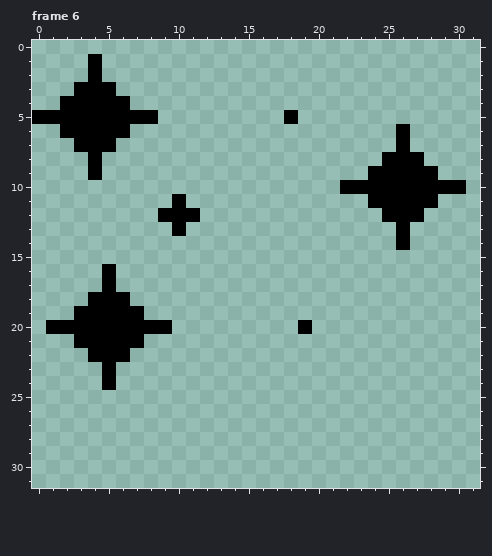
A pixel-art file gets an edit: support/aseprite_files/SparkleAnimation.aseprite. This is how it looked before the edit.
32x32 pixels, 8 frames. Shown: frame 6. The commit also changed other frames, which this record leaves out.
Once edited:
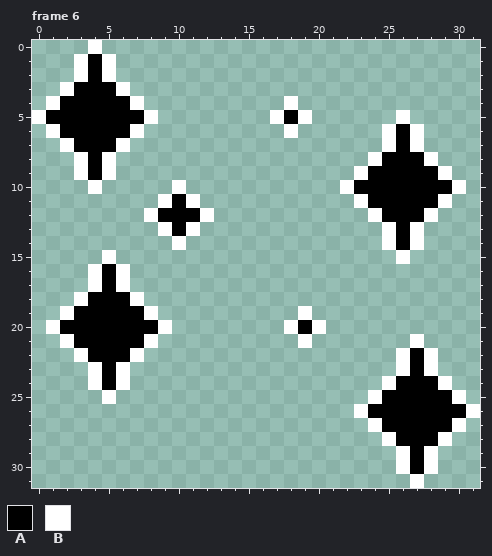
Palette (. is transparent): A #000000  B #ffffff
Change:
--- frame 6
@@ x 0..31 @@
- 0 ................................
- 1 ....A...........................
- 2 ....A...........................
- 3 ...AAA..........................
- 4 ..AAAAA.........................
- 5 AAAAAAAAA.........A.............
- 6 ..AAAAA...................A.....
- 7 ...AAA....................A.....
- 8 ....A....................AAA....
- 9 ....A...................AAAAA...
-10 ......................AAAAAAAAA.
-11 ..........A.............AAAAA...
-12 .........AAA.............AAA....
-13 ..........A...............A.....
-14 ..........................A.....
-15 ................................
-16 .....A..........................
-17 .....A..........................
-18 ....AAA.........................
-19 ...AAAAA........................
-20 .AAAAAAAAA.........A............
-21 ...AAAAA........................
-22 ....AAA.........................
-23 .....A..........................
-24 .....A..........................
-25 ................................
-26 ................................
-27 ................................
-28 ................................
-29 ................................
-30 ................................
-31 ................................
+ 0 ....B...........................
+ 1 ...BAB..........................
+ 2 ...BAB..........................
+ 3 ..BAAAB.........................
+ 4 .BAAAAAB..........B.............
+ 5 BAAAAAAAB........BAB......B.....
+ 6 .BAAAAAB..........B......BAB....
+ 7 ..BAAAB..................BAB....
+ 8 ...BAB..................BAAAB...
+ 9 ...BAB.................BAAAAAB..
+10 ....B.....B...........BAAAAAAAB.
+11 .........BAB...........BAAAAAB..
+12 ........BAAAB...........BAAAB...
+13 .........BAB.............BAB....
+14 ..........B..............BAB....
+15 .....B....................B.....
+16 ....BAB.........................
+17 ....BAB.........................
+18 ...BAAAB........................
+19 ..BAAAAAB..........B............
+20 .BAAAAAAAB........BAB...........
+21 ..BAAAAAB..........B.......B....
+22 ...BAAAB..................BAB...
+23 ....BAB...................BAB...
+24 ....BAB..................BAAAB..
+25 .....B..................BAAAAAB.
+26 .......................BAAAAAAAB
+27 ........................BAAAAAB.
+28 .........................BAAAB..
+29 ..........................BAB...
+30 ..........................BAB...
+31 ...........................B....
Pixel boxes of the changes (left, top, right, bottom) in both pictures:
changed: (32, 40, 214, 404)
changed: (270, 96, 466, 264)
added: (284, 306, 480, 488)
